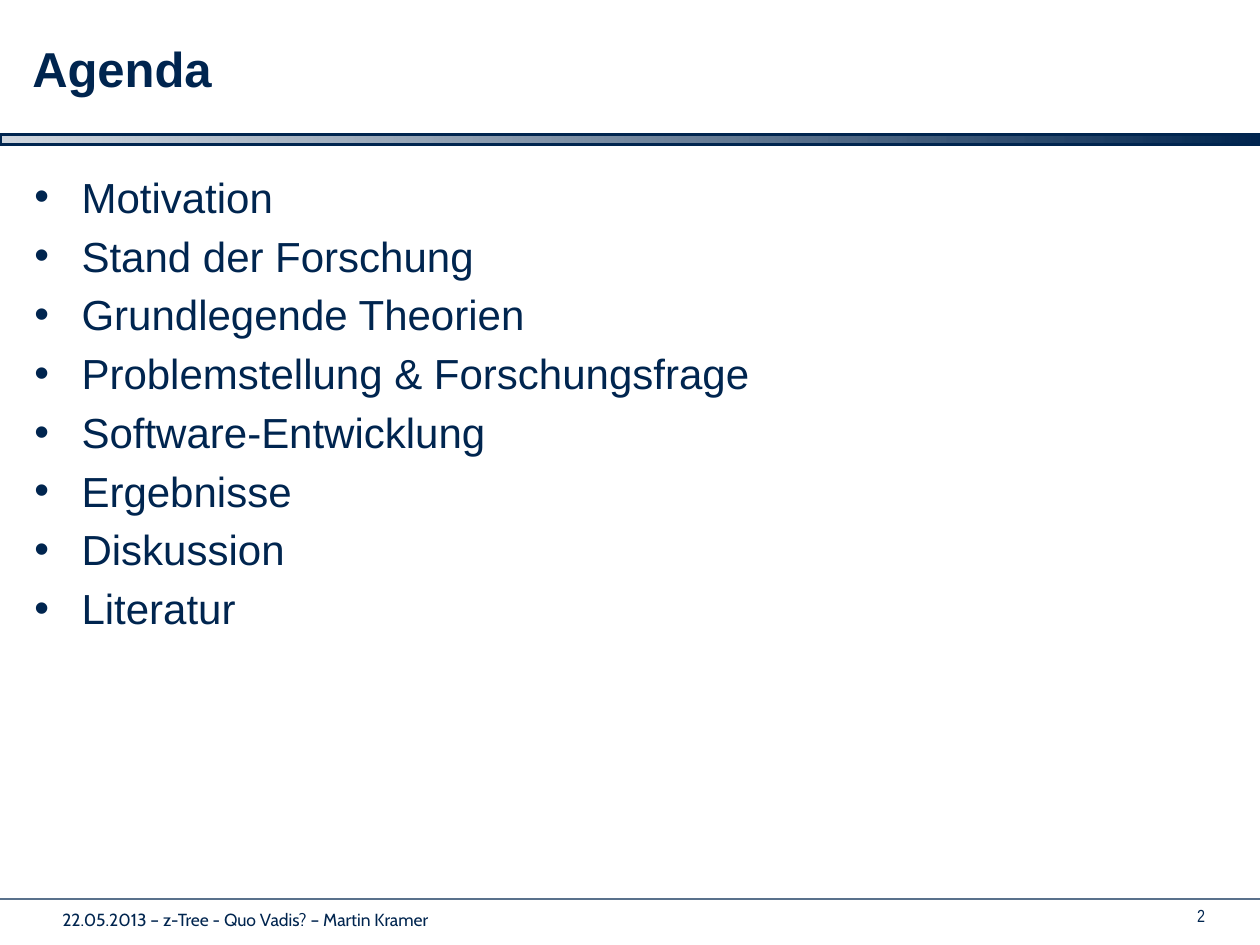
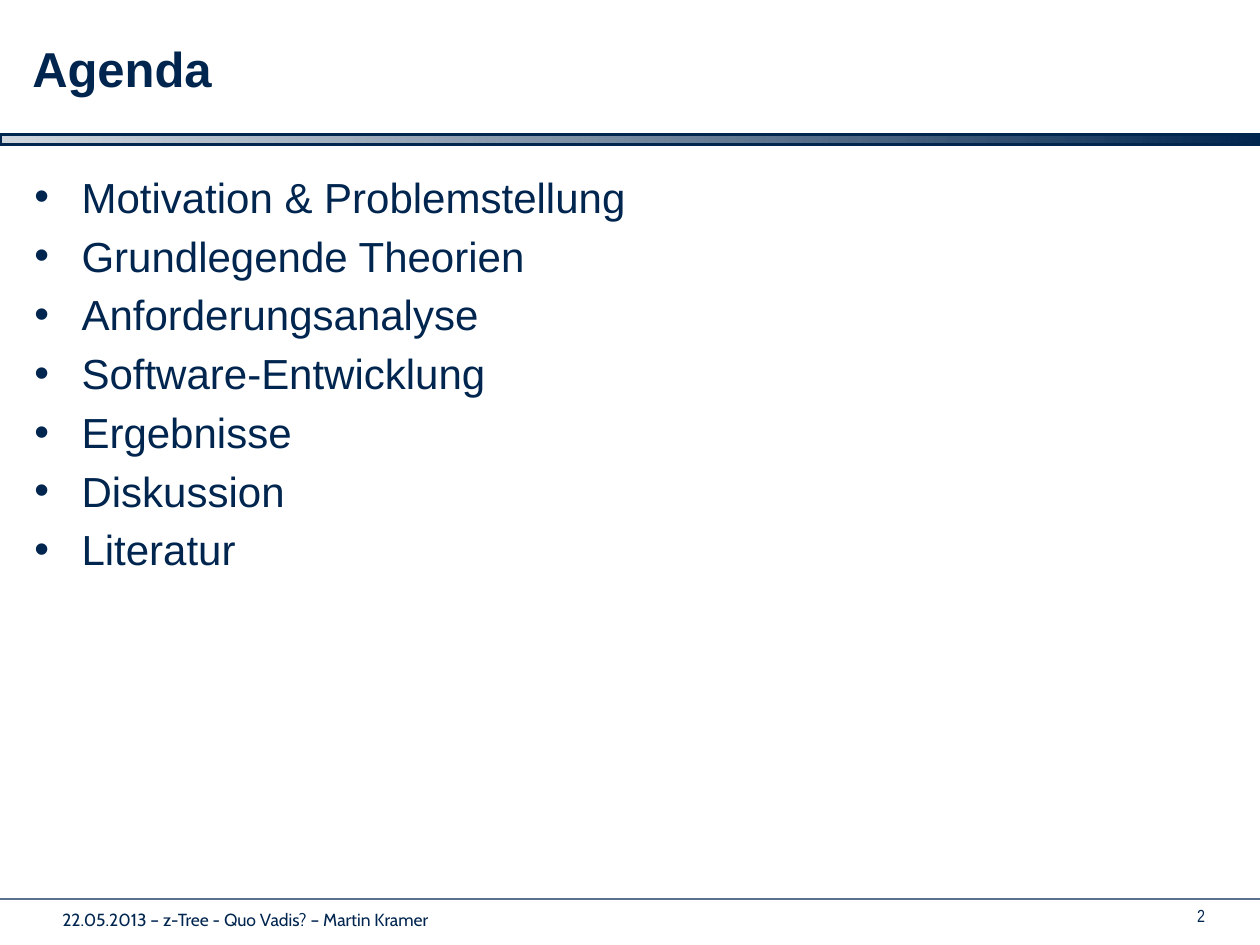
Before and after one commit to shockwavemk/pace, a slide deck: slide 2 of PaceClient/Dokumente/Vorstellung/Masterarbeit_MK.pptx. Drawn at 1260x945 pixels with LibreOffice and Linux fonts; fonts in the diff are those of the drawing; background and template pictures are left out. Boxes give left, top, right and bottom in pixels: in the first picture for what was removed or moved away, otherwise in the second. Text is boxed around its words. In the diff, an @@ line names an element or a change of style, - is before the commit and + after.

```diff
--- a/PaceClient/Dokumente/Vorstellung/Masterarbeit_MK.pptx
+++ b/PaceClient/Dokumente/Vorstellung/Masterarbeit_MK.pptx
@@ text at <box>82,182,625,221</box>: text changed @@
-• Motivation
-• Stand der Forschung
+• Motivation & Problemstellung
@@ text at <box>82,299,479,339</box>: text changed @@
-• Problemstellung & Forschungsfrage
+• Anforderungsanalyse
```
Also in this commit, not shown: 5 other slides changed, 1 slide removed.
